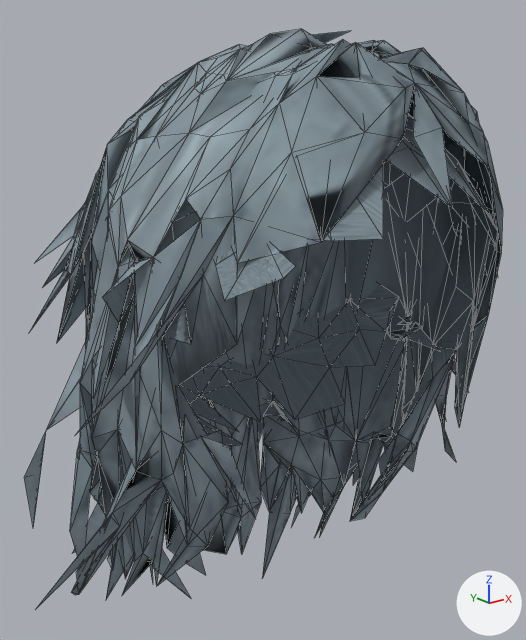
A saved change to the glTF model assets/modelos/aldeao_cabelos/ondulado.glb.
The view is the same before and after, from a camera (50 mm lens) standing at (-0.169, -0.189, -0.005) and looking at (-0.001, 0.02, -0.088). Arrows for +X, +Y and +Z are at lower right; the lights stay in place. The first picture is the older version. Mesh edges are drawn as thin lines. Vertices at exactly the same position are counted once.

Names of what the first picture shows: 'cabelo_ondulado'.
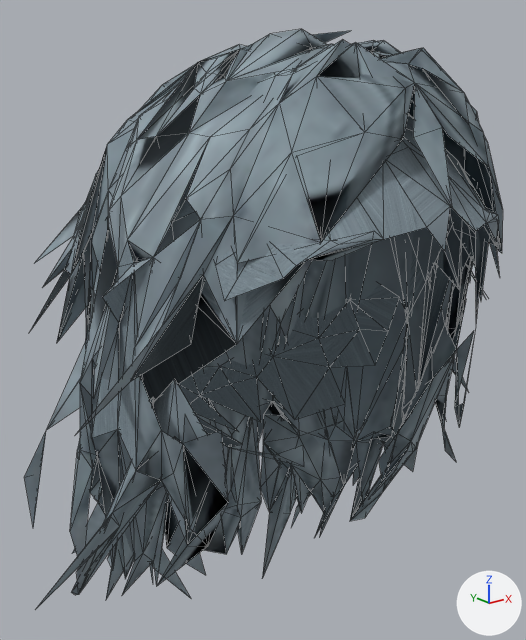
Boxes [x1, y1, x2, y2] around the edits, measured in the pictures (526 x 640 px; the box of a moved part takes in the faces that stretch with it):
part 1 of me_mesh_0_002, deleted: before [200, 435, 256, 519]
part 2 of me_mesh_0_002, moved or reshaped: before [351, 208, 501, 431]; after [230, 160, 502, 467]
part 3 of me_mesh_0_002, surface changed: [134, 159, 496, 445] in both

Patch to the scene script:
```diff
--- a/assets/modelos/aldeao_cabelos/ondulado.glb.py
+++ b/assets/modelos/aldeao_cabelos/ondulado.glb.py
@@ me_mesh_0_002 @@
 # used by ob_cabelo_ondulado; location = (0.0, 0.0, 0.0)
-me_mesh_0_002.from_pydata(...)  # 1097 vertices, 2818 faces; spans x -0.104..0.111, y -0.059..0.085, z -0.22..0.014
+me_mesh_0_002.from_pydata(...)  # 1089 vertices, 2768 faces; spans x -0.104..0.111, y -0.064..0.085, z -0.22..0.014
+# me_mesh_0_002 part 1: the loose piece of 5 vertices spanning x -0.062..-0.047, y -0.034..-0.025, z -0.131..-0.101 is deleted
+# me_mesh_0_002 part 2: 2 vertices moved within x 0.076, y -0.017, z -0.074..-0.073; 30 vertices removed from x 0.055..0.068, y -0.036..0.013, z -0.106..-0.061; 28 vertices added at x -0.046..0.068, y -0.064..0.008, z -0.133..-0.04
+# me_mesh_0_002 part 3: 49 kept faces spanning x -0.071..0.072, y -0.058..0.057, z -0.129..0.001 get new texture (UV) coordinates
+# other edits to the shape of me_mesh_0_002 do not show in these pictures
 me_mesh_0_002.materials.append(mat_material_0_002)
```
